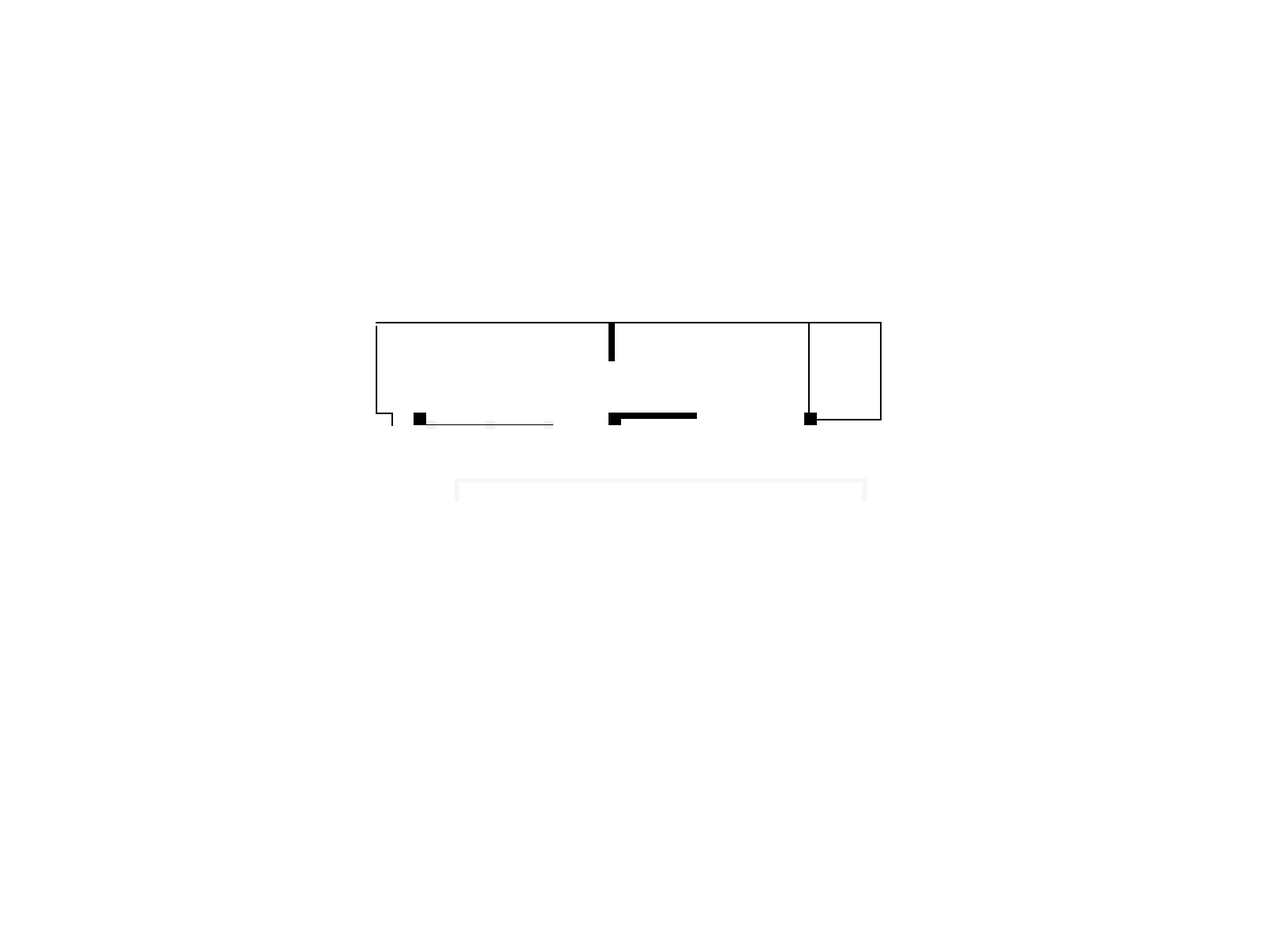
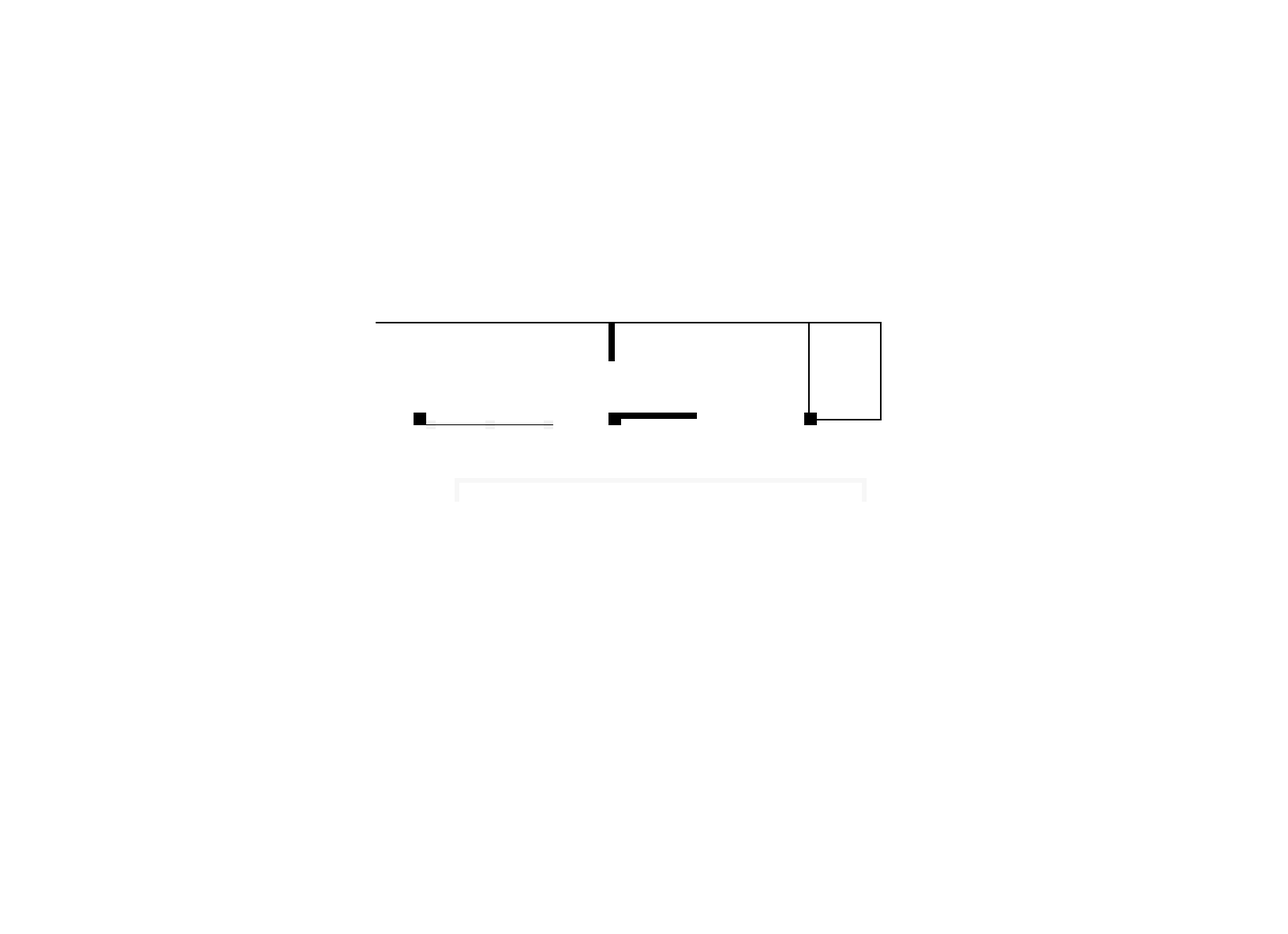
The second w=1288, h=934 image is a revision of the first. Changes to its layers:
painted on "walls" over [375, 325, 394, 427]
